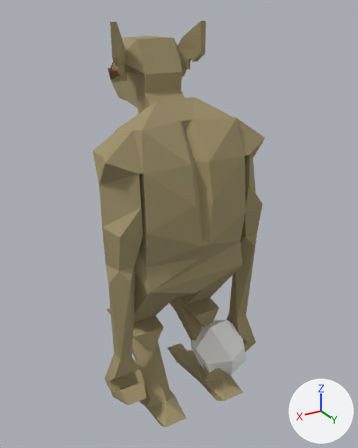
The glTF model public/assets/enemies-gltf/thrower_troll.glb: old version first, new version second.
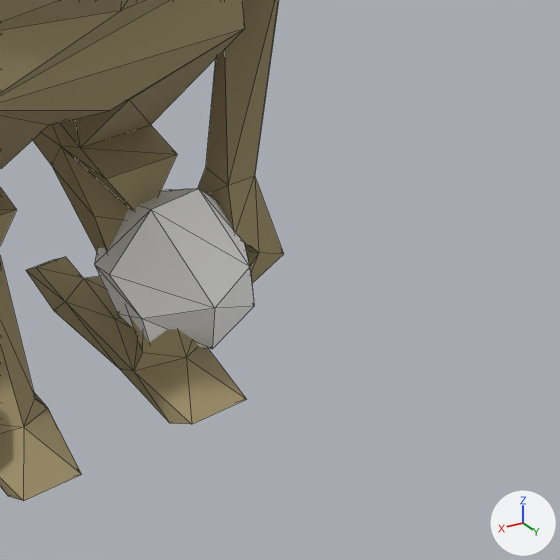
The first picture shows the older version from a 50 mm camera at (127.0, 218.0, 215.0) aimed at (-6.0, -5.0, 104.0). The close-ups show the older and then the newer version on the part from 44% to 98% of the width and 57% to 100% of the height of that picture. Only the edits that show in the close-ups are written down. Arrows for +X, +Y and +Z are at lower right; the lights stay in place. The close-ups show mesh edges as thin lines. Vertices at exactly the same position are counted once.
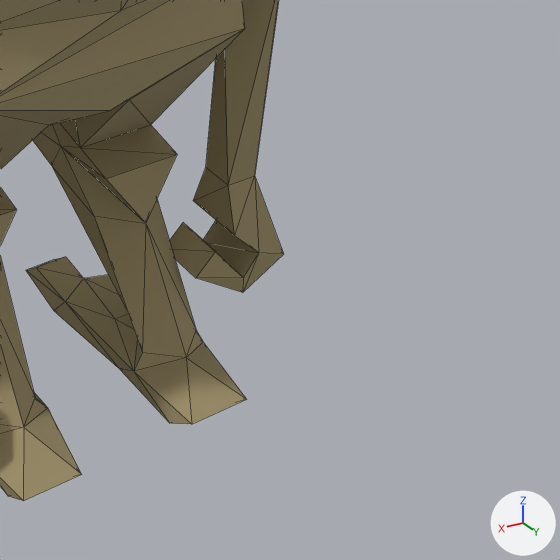
Pixel boxes (x1, y1, x2, y2) of what changed, in the close-ups (560 x 560 px):
part 1 of me_mesh_0, deleted
    before: (94, 189, 254, 349)
part 2 of me_mesh_0, surface changed
    both: (94, 186, 255, 352)

The change, as a list of edits to the scene's bpy script:
```text
Change me_mesh_0:
    used by ob_mesh_0; location = (0.0, 0.0, 0.0)
    remove me_mesh_0.from_pydata(...)  # 374 vertices, 720 faces; spans x -49.0..47.0, y -53.0..37.0, z -1.0..210.0
    add me_mesh_0.from_pydata(...)  # 355 vertices, 682 faces; spans x -49.0..47.0, y -53.0..37.0, z -1.0..210.0
    me_mesh_0 part 1: the loose piece of 21 vertices spanning x -40.0..-8.0, y -7.0..30.0, z 5.0..43.0 is deleted
    me_mesh_0 part 2: 676 kept faces spanning x -49.0..47.0, y -53.0..37.0, z -1.0..210.0 get new texture (UV) coordinates
    other edits to the shape of me_mesh_0 do not show in these pictures
```
